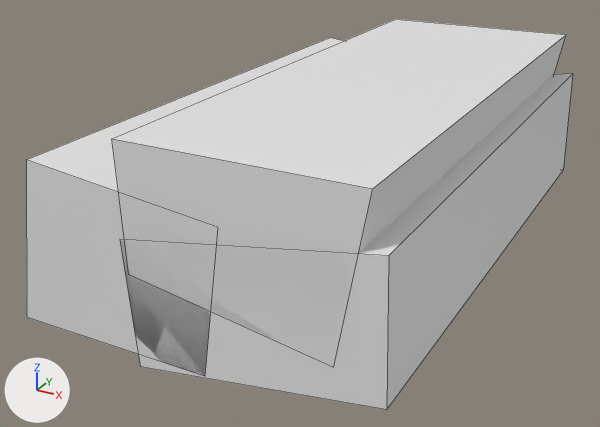
Before and after pictures for a commit that changed the FBX model BlackSmithGame/Assets/3Dmodels/bridgmid_1.fbx.
Camera for both pictures: a camera (50 mm lens) standing at (4.56, -3.32, 1.63) and looking at (1.78, 1.74, -0.89). Lighting does not change. The marker at lower left points along +X, +Y and +Z. Mesh edges are drawn as thin lines. Where no turn or scale is listed for an object, it has been applied to the vertices.

In view in the first picture: 'bridgmid_1'.
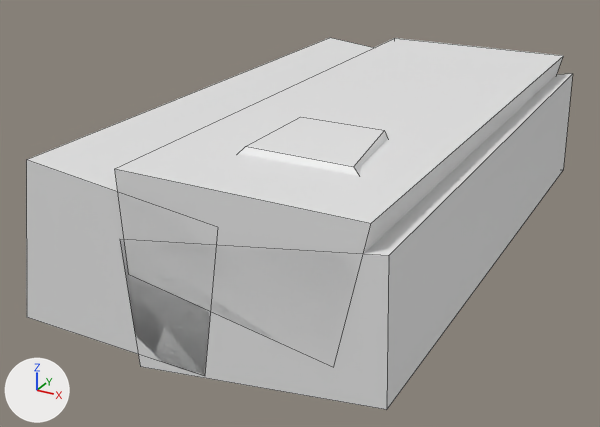
Where the change shows, as pixel boxes [x1, y1, x2, y2] in the pictures (600 x 427 px; the box of a moved part takes in the faces that stretch with it):
'bridgmid_1', reshaped: before [26, 19, 573, 410]; after [26, 38, 573, 410]
part 1 of me_bridgmid_1, moved or reshaped: before [112, 19, 566, 367]; after [115, 38, 564, 367]

The change, as a diff of the scene's bpy script:
```diff
--- a/BlackSmithGame/Assets/3Dmodels/bridgmid_1.fbx.py
+++ b/BlackSmithGame/Assets/3Dmodels/bridgmid_1.fbx.py
@@ me_bridgmid_1 @@
 me_bridgmid_1.from_pydata(...)  # 32 vertices, 22 faces; spans x 0.66..3.24, y 0.0..4.0, z -1.29..0.18
 # used by ob_bridgmid_1; location = (0.0, 0.0, 0.0)
 # before: 1 (1.55, 0.0, 0.18) at pixel (111, 138), 3 (1.55, 4.0, 0.18) at pixel (395, 19), 5 (3.12, 0.0, 0.18) at pixel (372, 188), 7 (3.12, 4.0, 0.18) at pixel (566, 34)
+# me_bridgmid_1 part 1
+for i in [1, 3, 5, 7]: me_bridgmid_1.vertices[i].co += Vector((0.0, 0.0, -0.18))
```
